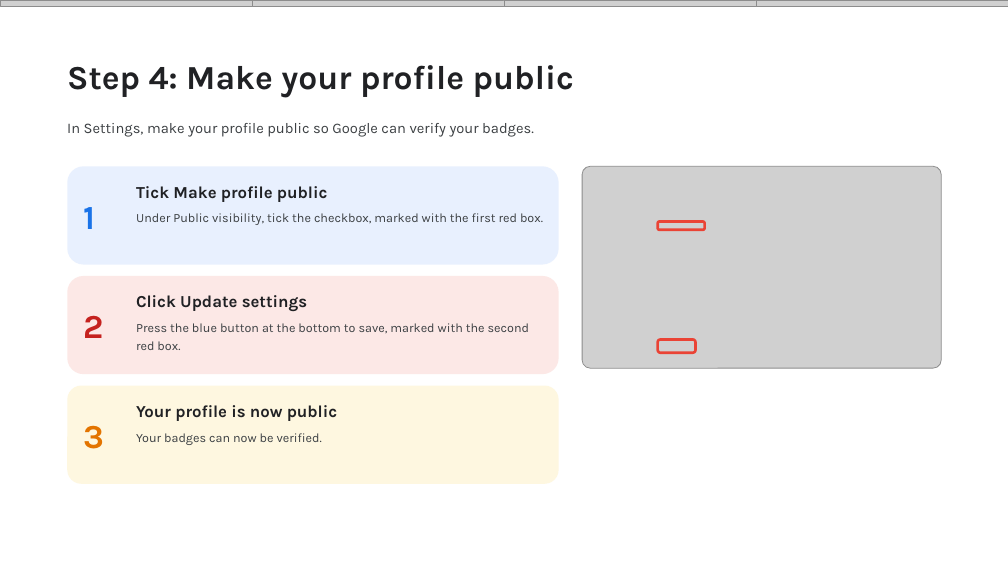
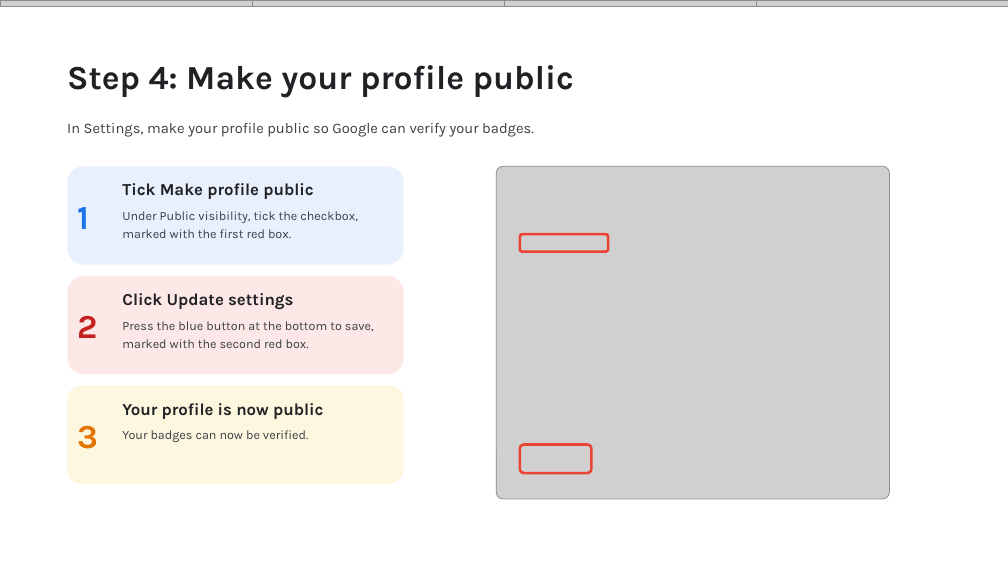
Before and after one commit to Viverun/Realism_Grade, a slide deck: slide 6 of Skill_Boost_Registration_Guide.pptx. Drawn at 1008x567 pixels with LibreOffice and Linux fonts; fonts in the diff are those of the drawing; grey boxes stand for pictures. Boxes give left, top, right and bottom in pixels: in the first picture for what was removed or moved away, otherwise in the second. Text is boxed around its words. In the diff, an @@ line names an element or a change of style, - is before the commit and + after.

```diff
--- a/Skill_Boost_Registration_Guide.pptx
+++ b/Skill_Boost_Registration_Guide.pptx
@@ rounded rectangle: place and size @@
-rounded rectangle at (67, 166, 559, 265)
+rounded rectangle at (67, 166, 404, 265)
@@ text "Tick Make profile public": place and size @@
-text "Tick Make profile public" at (136, 186, 327, 202)
+text "Tick Make profile public" at (122, 183, 313, 199)
@@ picture: place and size @@
-picture at (582, 166, 941, 368)
+picture at (497, 166, 890, 499)
@@ text "Under Public visibility, tick the ..." rewrapped from (136, 213, 543, 225) to (122, 211, 358, 238) @@
@@ rounded rectangle: place and size @@
-rounded rectangle at (658, 222, 705, 230)
+rounded rectangle at (520, 234, 609, 252)
@@ rounded rectangle at (520, 234, 609, 252): proportions changed @@
@@ rounded rectangle: place and size @@
-rounded rectangle at (67, 276, 559, 374)
+rounded rectangle at (67, 276, 404, 374)
@@ text "Click Update settings": place and size @@
-text "Click Update settings" at (136, 295, 307, 311)
+text "Click Update settings" at (122, 293, 293, 310)
@@ text "Press the blue button at ..." rewrapped from (136, 323, 529, 350) to (122, 321, 374, 348) @@
@@ rounded rectangle removed at (658, 340, 696, 352) @@
@@ rounded rectangle: place and size @@
-rounded rectangle at (67, 386, 559, 484)
+rounded rectangle at (67, 386, 404, 484)
@@ 3 texts: place and size @@
-3 texts at (83, 207, 104, 449)
+3 texts at (77, 207, 98, 449)
@@ text "Your profile is now public": place and size @@
-text "Your profile is now public" at (136, 405, 337, 421)
+text "Your profile is now public" at (122, 403, 323, 419)
@@ text "Your badges can now be ...": place and size @@
-text "Your badges can now be ..." at (136, 433, 322, 445)
+text "Your badges can now be ..." at (122, 430, 308, 442)
@@ rounded rectangle added at (520, 445, 592, 473), outline #EA4335 2.5 pt @@
```
Also in this commit, not shown: 19 other slides changed.
